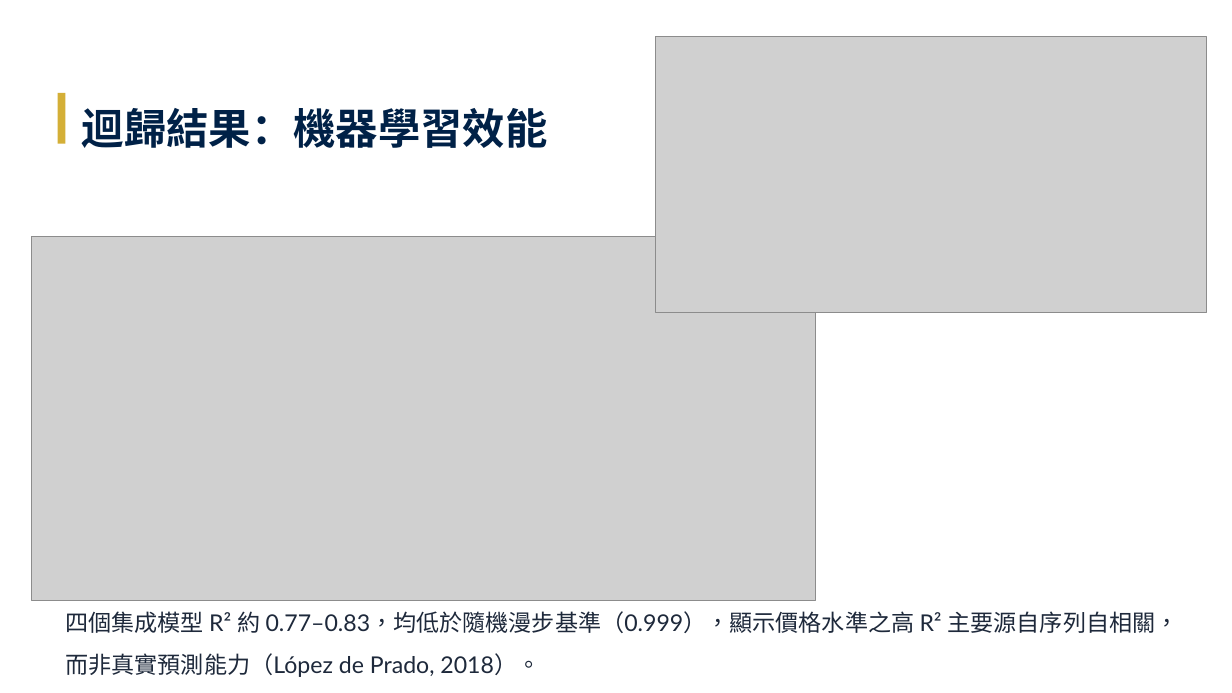
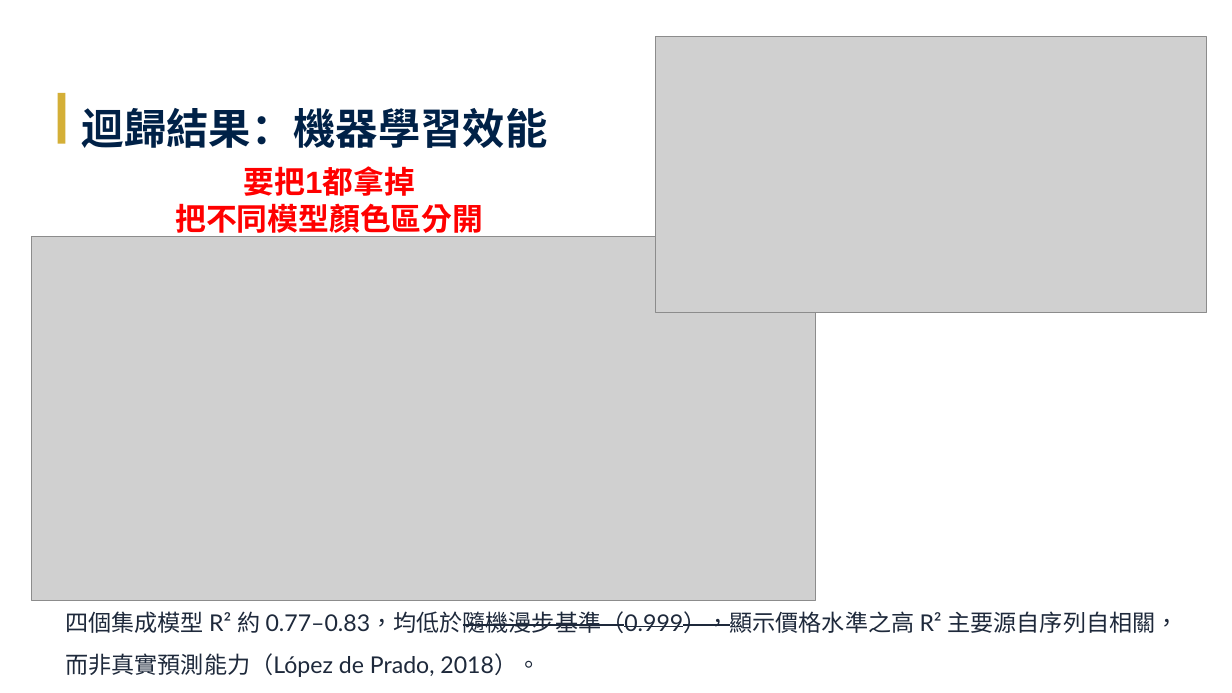
Before and after one commit to Tzu-Lin/ETF-AI-Project, a slide deck: slide 18 of 林子瑜-LLM_ETF.pptx (slide 15 before the commit). Drawn at 1232x693 pixels with LibreOffice and Linux fonts; fonts in the diff are those of the drawing; grey boxes stand for pictures; background and template pictures are left out. Boxes give left, top, right and bottom in pixels: in the first picture for what was removed or moved away, otherwise in the second. Text is boxed around its words. In the diff, an @@ line names an element or a change of style, - is before the commit and + after.

```diff
--- a/林子瑜-LLM_ETF.pptx
+++ b/林子瑜-LLM_ETF.pptx
@@ text added at (175,166,483,239), 24 pt, text #FF0000, bold @@
+要把1都拿掉
+把不同模型顏色區分開
@@ text "四個集成模型 R² 約 0.77–0.83，均低於隨機漫步基準（0.999），顯示價格水準之高 R² ..." at (65,611,1179,677): strikethrough on in "0.77–0.83，均低於隨機漫步基準（0.999），顯示價格水準之高" @@
```
Also in this commit, not shown: 9 other slides changed, 3 slides added.
